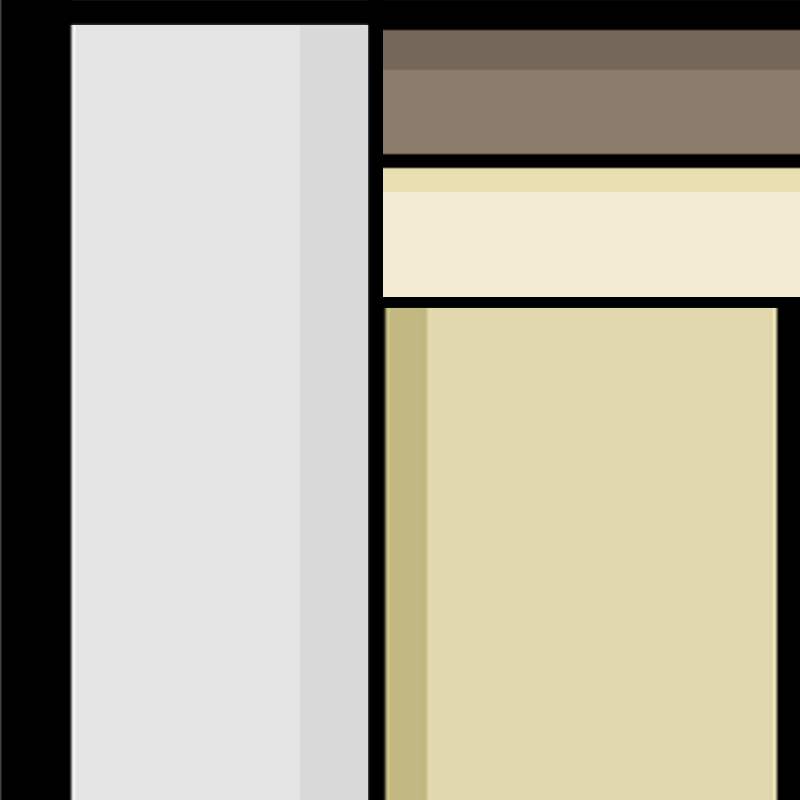
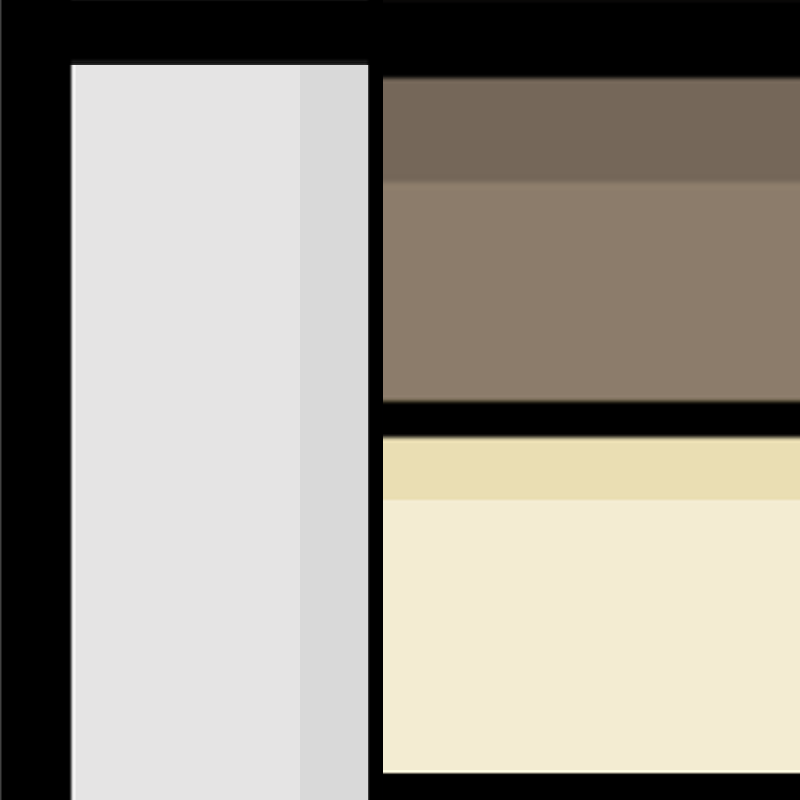
Two versions of the same layered image (800 x 800). Layer-by-layer changes:
painted on "Layer 5" over <box>300,25,368,65</box>
painted on "Layer 3" over <box>383,1,800,800</box>
painted on "Layer 2" over <box>69,1,800,65</box>
